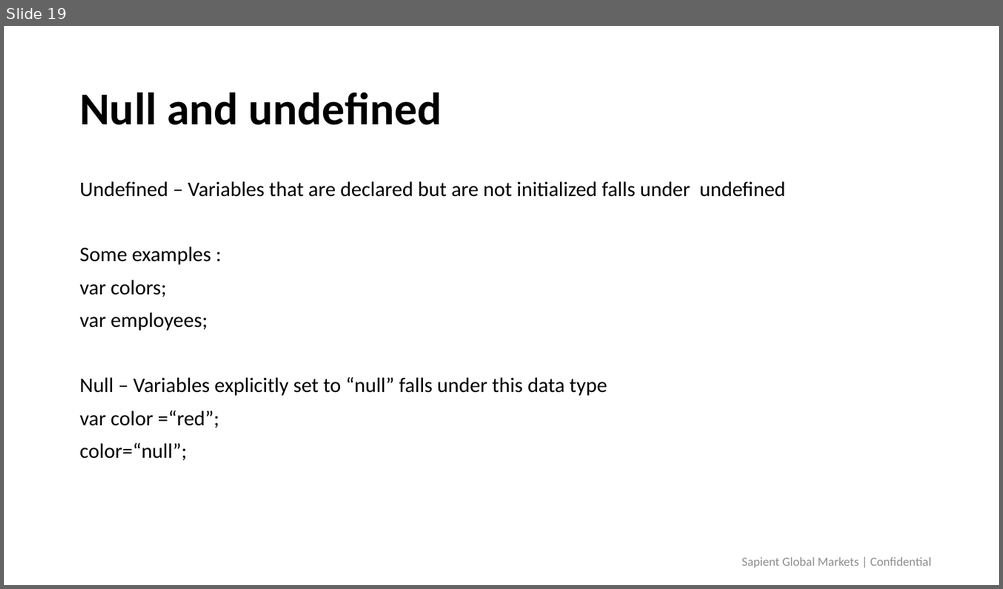
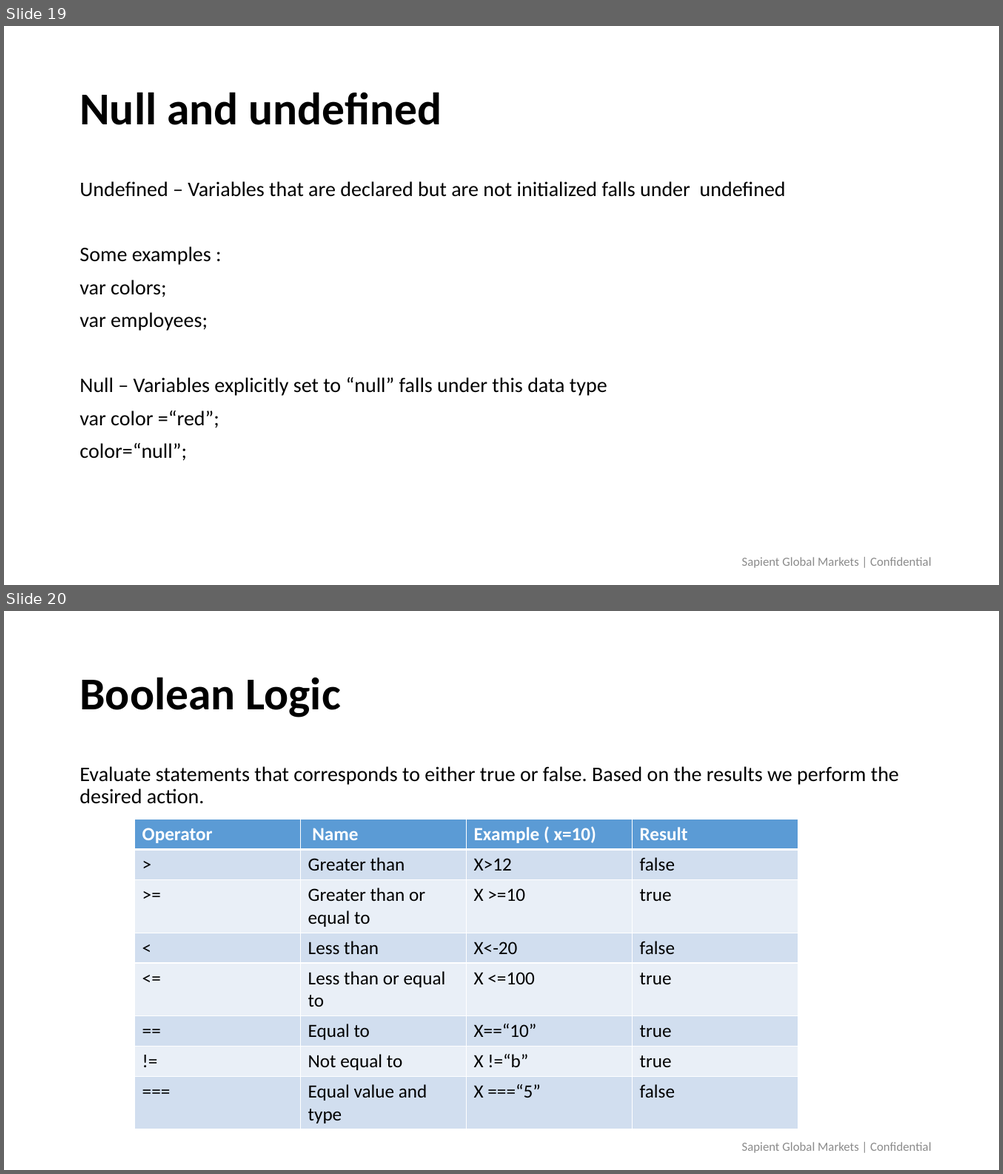
Before and after one commit to himanshu323/demoWebDev, a slide deck: Javascript.pptx. Shown one above the other, each under a label of ours: slide 19 before the commit, slides 19 and 20 after it. The pictures are 1003x589 and 1003x1174 pixels, drawn with LibreOffice and Linux fonts; fonts in the diff are those of the drawing; background and template pictures are left out. Boxes give left, top, right and bottom in pixels: in the first picture for what was removed or moved away, otherwise in the second. Text is boxed around its words. In the diff, an @@ line names an element or a change of style, - is before the commit and + after.

```diff
--- a/Javascript.pptx
+++ b/Javascript.pptx
@@ slide 20 added at [4, 611, 999, 1170], background #FFFFFF @@
@@ title added at [79, 677, 341, 718], 44 pt, text #000000, bold @@
+Boolean Logic
@@ text added at [79, 766, 899, 804], 20 pt, text #000000 @@
+Evaluate statements that corresponds to either true or false. Based on the results we perform the desired action.
@@ table added at [134, 820, 797, 1128], 8 rows, 4 columns @@
+Operator | Name | Example ( x=10) | Result
+> | Greater than | X>12 | false
+>= | Greater than or equal to | X >=10 | true
+< | Less than | X<-20 | false
+<= | Less than or equal to | X <=100 | true
+== | Equal to | X==“10” | true
+!= | Not equal to | X !=“b” | true
+=== | Equal value and type | X ===“5” | false
@@ text added at [742, 1142, 930, 1153], 12 pt, text #8C8C8C @@
+Sapient Global Markets | Confidential
```
Also in this commit, not shown: 7 slides changed, 12 other slides added, 2 slides removed, 21 other files.
